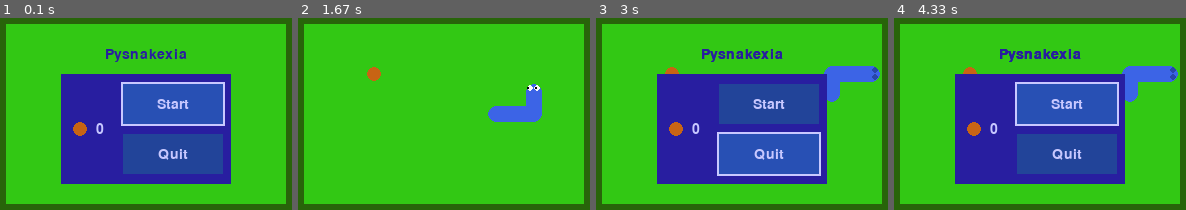
Above: before the commit, frames 1-4 (left to right).
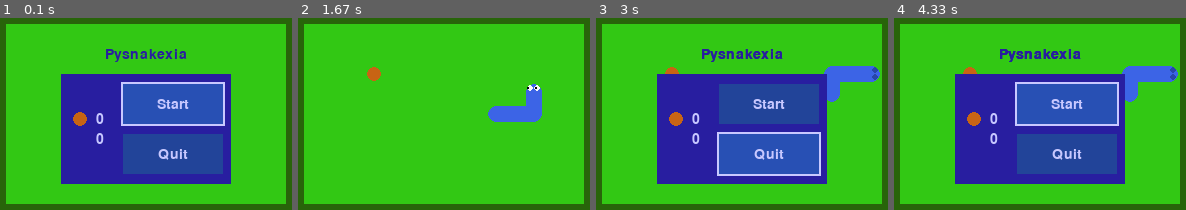
Above: after the commit, the same moments.

Repository: thornySoap/pysnakexia8
Game: pygame game, started from src/main/main.py
The game is run twice, just before and just after one commit, with the same random seed, the same clock (stepped at 60 frames per second) and the same inputs.
Inputs:
- Up to frame 1 (0.1 s): no input
- Up to frame 2 (1.67 s): tap Enter at 0.33 s; hold Right 0.67-1.13 s; hold Up 1.17-1.63 s
- Up to frame 3 (3 s): hold Right 1.67-2.13 s; hold Left 2.17-2.7 s; hold Down from 2.73 s (still down)
- Up to frame 4 (4.33 s): release Down at 3.03 s; hold Up 3.5-3.87 s

The runs differ from the first frame. In frame 1, 0.7% of the frame differs, in the area x 25-36%, y 48-66%; in frame 2, nothing differs; in frame 3, 0.7%; in frame 4, 0.7%.

Commit message:
Add high score

Diff:
--- a/src/main/main.py
+++ b/src/main/main.py
@@ -1,5 +1,6 @@
 import math
 from random import randint
+from pathlib import Path
 
 import pygame
 from pygame import draw
@@ -33,7 +34,7 @@
                          self.BTN_QUIT: {True: "Quit", False: "Quit"}}
         self.BTN_TEXT_POS = {self.BTN_RESUME: Vector2(186, 96),
                              self.BTN_QUIT: Vector2(186, 146)}
-        self.SCORE_TEXT_POS = Vector2(104, 121)
+        self.SCORE_TEXT_POS = Vector2(104, 111)
 
         self.GRID_RECT = Rect(0, 0, 14, 9)
         self.SQUARE_SIZE = 20
@@ -56,6 +57,7 @@
         pygame.init()
         self.clock = pygame.time.Clock()
         self.font = pygame.font.Font(None, 21)
+        self.path_high_score = Path(__file__).resolve().parent / "pysnakexia.high_score"
 
         self.screen = None
         self.tick_cycle = self.FPS // self.SNAKE_SPEED
@@ -64,6 +66,7 @@
         self.in_game = False
         self.game_paused = True
         self.score = 0
+        self.high_score = self.read_high_score()
 
         self.menu_selected_btn = self.BTN_RESUME
 
@@ -292,8 +295,7 @@
 
     def screen_refresh(self):
         if self.game_paused:
-            self.draw_text("Pysnakexia",
-                           self.COLOR["menu_bg"], self.MENU_TITLE_POS)
+            self.draw_text("Pysnakexia", self.COLOR["menu_bg"], self.MENU_TITLE_POS)
             draw.rect(self.screen, self.COLOR["menu_bg"], self.MENU_BG_RECT)
             self.draw_btn(self.BTN_RESUME)
             self.draw_btn(self.BTN_QUIT)
@@ -302,6 +304,8 @@
             self.draw_apple(pos)
             pos.x += self.APPLE_RADIUS * 2 + 6
             self.draw_text(self.score, self.COLOR["menu_fg"], pos)
+            pos.y += 20
+            self.draw_text(self.high_score, self.COLOR["menu_fg"], pos)
 
         else:
             self.draw_field()
@@ -335,6 +339,9 @@
 
     def game_over(self):
         self.in_game = False
+        if self.score > self.high_score:
+            self.high_score = self.score
+            self.save_high_score()
         self.toggle_pause()
 
     def spawn_apple(self):
@@ -439,6 +446,15 @@
         #         pos = self.get_screen_pos(Vector2(x, y))
         #         draw.circle(self.screen, (0, 0, 0), pos, 1)
 
+    def read_high_score(self):
+        if self.path_high_score.exists():
+            return int("0" + self.path_high_score.read_text())
+        return 0
+
+    def save_high_score(self):
+        self.path_high_score.touch()
+        self.path_high_score.write_text(str(self.high_score))
+
 
 run = Pysnakexia()
 run()
Not shown, changed: .gitignore
